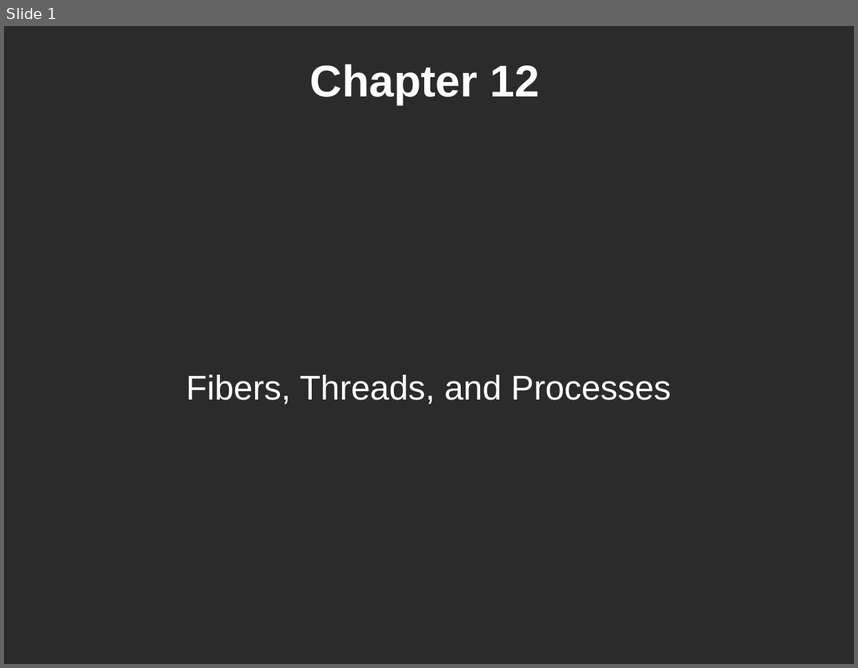
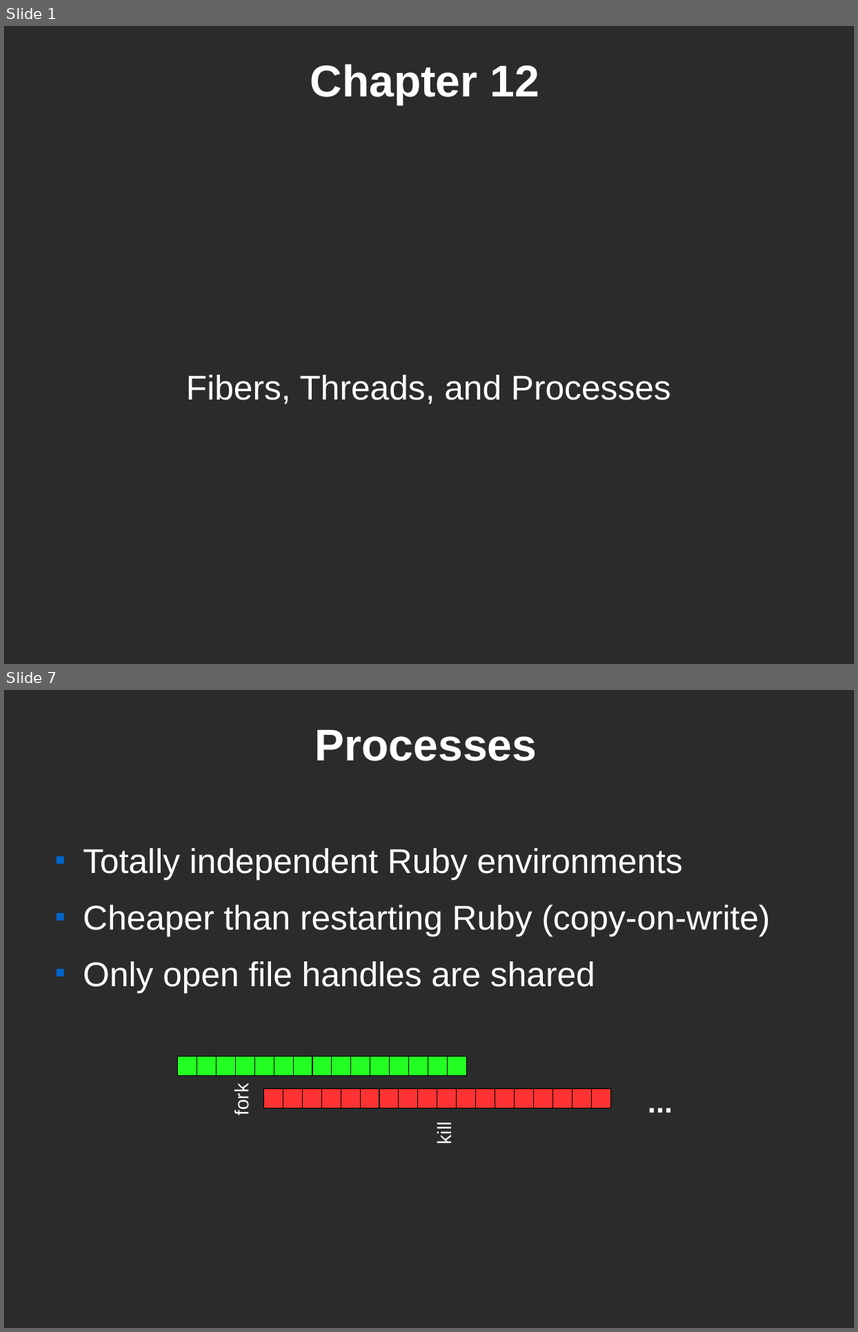
Before and after one commit to pdg137/concurrency-pres, a slide deck: concurrency.odp. Shown one above the other, each under a label of ours: slide 1 before the commit, slides 1 and 7 after it; the slides between them are not shown. The pictures are 858x668 and 858x1332 pixels, drawn with LibreOffice and Linux fonts; fonts in the diff are those of the drawing; background and template pictures are left out; a plain dark background stands for a picture behind light text. Boxes give left, top, right and bottom in pixels: in the first picture for what was removed or moved away, otherwise in the second. Text is boxed around its words. In the diff, an @@ line names an element or a change of style, - is before the commit and + after.

Commit message:
threads and processes

```diff
--- a/concurrency.odp
+++ b/concurrency.odp
@@ slide 7 added at box(4, 690, 854, 1328), background picture (left out) @@
@@ title added at box(315, 729, 537, 761), 41.4 pt, text #FFFFFF, bold @@
+Processes
@@ text added at box(83, 848, 770, 992), 32 pt, text #FFFFFF @@
+■ Totally independent Ruby environments
+■ Cheaper than restarting Ruby (copy-on-write)
+■ Only open file handles are shared
@@ group added at box(178, 1056, 680, 1143): 33 rectangles, 3 texts @@
+...
+fork
+kill
```
Also in this commit, not shown: 3 slides changed, 4 other slides added, 3 other files.
